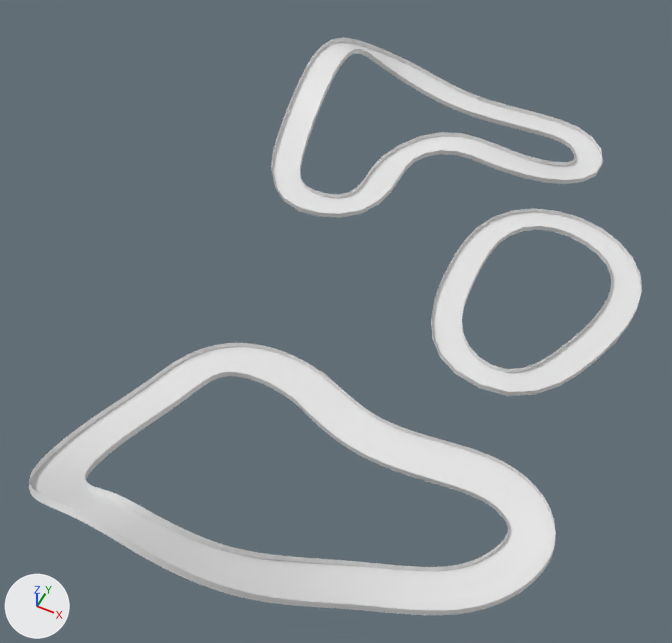
Two versions of the Blender file CETI FTB/Assets/Colliderv2.blend, one commit apart.
Rendered twice from a 50 mm lens placed at (11.3, -32.4, 33.8), pointed at (-1.8, -6.0, 0.8). Every picture has the same lights, and +X, +Y and +Z are marked at lower left.

Before the edit, the objects in view are built like this:
```python
ob_pista1 = bpy.data.objects.new('Pista1', me_plane_002)
ob_pista1.location = (-4.79, -6.42, 0.09)
ob_pista1.scale = (1.07, 0.39, 1.0)
ob_pista2 = bpy.data.objects.new('Pista2', me_plane_004)
ob_pista2.location = (2.97, -11.12, 0.09)
ob_pista2.scale = (1.0, 0.536, 1.0)
ob_pista3 = bpy.data.objects.new('Pista3', me_plane_003)
ob_pista3.location = (-17.89, 12.84, 0.09)
ob_pista3.scale = (1.07, 0.436, 1.0)
```
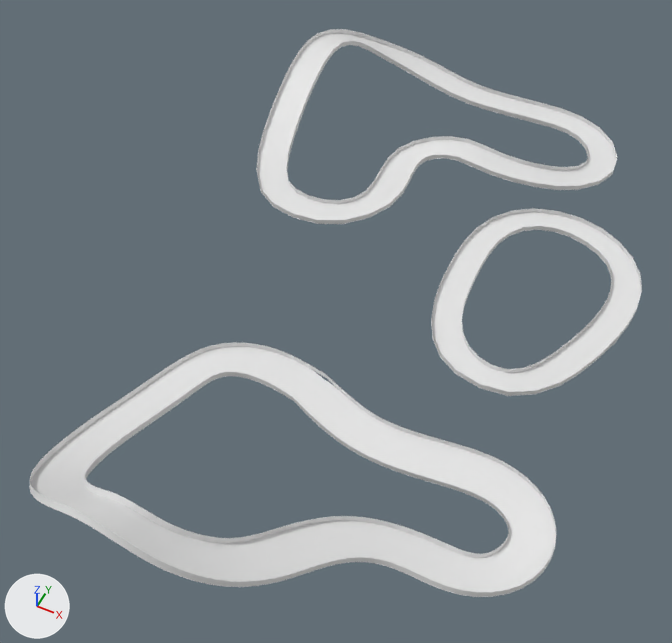
What differs and where, as boxes (x1, y1, x2, y2) in the pictures (672 x 643 px):
'Pista2', reshaped, moved, rescaled, modifiers changed (31% narrower, 28% shorter)
    before: (29, 343, 556, 615)
    after: (256, 29, 618, 224)
'Pista3', reshaped, moved, rescaled, modifiers changed (58% wider, 41% taller)
    before: (271, 37, 603, 218)
    after: (30, 342, 556, 597)

Edits to the bpy script that builds the scene:
```text
Change cu_beziercurve_001:
    where _sp = cu_beziercurve_001.splines.new('BEZIER'); _sp.bezier_points.add(10)
    remove _sp.bezier_points.foreach_set('co', [4.825, -0.461, -0.338, 4.32, -3.82, -0.286, -0.592, -6.793, 0.33, -4.517, -9.337, 3.04, -8.916, -9.816, 5.144, -12.0, -9.256, 3.403, -13.67, -7.06, 1.214, -13.04, -1.489, -0.452, -11.87, 1.512, -0.639, -7.666, 2.216, -0.734, -4.131, 0.695, -0.657])
    remove _sp.bezier_points.foreach_set('handle_left', [2.702, 2.353, -0.466, 5.053, -2.718, -0.375, 1.225, -5.657, -0.371, -2.765, -8.724, 2.036, -7.005, -9.879, 5.206, -11.01, -9.829, 4.217, -13.4, -8.229, 1.886, -13.59, -3.67, -0.0549, -12.85, 0.719, -0.581, -9.318, 2.416, -0.732, -5.58, 1.092, -0.698])
    remove _sp.bezier_points.foreach_set('handle_right', [5.623, -1.519, -0.29, 3.075, -5.693, -0.134, -2.293, -7.856, 0.986, -6.105, -9.893, 3.951, -10.31, -9.769, 5.099, -12.96, -8.692, 2.602, -14.12, -5.12, 0.0983, -12.74, -0.285, -0.672, -10.58, 2.56, -0.716, -6.174, 2.036, -0.735, -0.73, -0.237, -0.558])
    add _sp.bezier_points.foreach_set('co', [4.825, -0.461, -0.338, 4.32, -3.82, -0.286, -0.592, -4.591, 0.33, -4.517, -9.337, 3.04, -8.916, -9.816, 5.144, -12.0, -9.256, 3.403, -13.67, -7.06, 1.214, -13.04, -1.489, -0.452, -11.87, 1.512, -0.639, -7.666, 2.216, -0.734, -4.131, 0.695, -0.657])
    add _sp.bezier_points.foreach_set('handle_left', [2.702, 2.353, -0.466, 5.249, -2.88, -0.4, 1.052, -3.687, -0.223, -2.446, -8.214, 1.877, -7.005, -9.879, 5.206, -11.01, -9.829, 4.217, -13.4, -8.229, 1.886, -13.59, -3.67, -0.0549, -12.85, 0.719, -0.581, -9.318, 2.416, -0.732, -5.58, 1.092, -0.698])
    add _sp.bezier_points.foreach_set('handle_right', [5.623, -1.519, -0.29, 2.951, -5.206, -0.118, -2.8, -5.805, 1.073, -6.025, -10.15, 3.887, -10.31, -9.769, 5.099, -12.96, -8.692, 2.602, -14.12, -5.12, 0.0983, -12.74, -0.285, -0.672, -10.58, 2.56, -0.716, -6.174, 2.036, -0.735, -0.73, -0.237, -0.558])
Change ob_pista2:
    ob_pista2.location: (2.97, -11.12, 0.09) -> (-18.01, 13.64, 0.3)
    ob_pista2.scale: (1.0, 0.536, 1.0) -> (1.04, 0.468, 1.0)
    where _m = ob_pista2.modifiers.new('Array', 'ARRAY')
    add _m.count = 1
    _m.curve: ob_curve2 -> ob_curve3
    where _m = ob_pista2.modifiers.new('Curve', 'CURVE')
    _m.object: ob_curve2 -> ob_curve3
    where _m = ob_pista2.modifiers.new('Subsurf', 'SUBSURF')
    add _m.render_levels = 1
Change ob_pista3:
    ob_pista3.location: (-17.89, 12.84, 0.09) -> (2.97, -11.12, 0.09)
    ob_pista3.scale: (1.07, 0.436, 1.0) -> (1.0, 0.536, 1.0)
    where _m = ob_pista3.modifiers.new('Array', 'ARRAY')
    _m.curve: ob_curve3 -> ob_curve2
    where _m = ob_pista3.modifiers.new('Curve', 'CURVE')
    _m.object: ob_curve3 -> ob_curve2
    where _m = ob_pista3.modifiers.new('Subsurf', 'SUBSURF')
    remove _m.render_levels = 1
```
